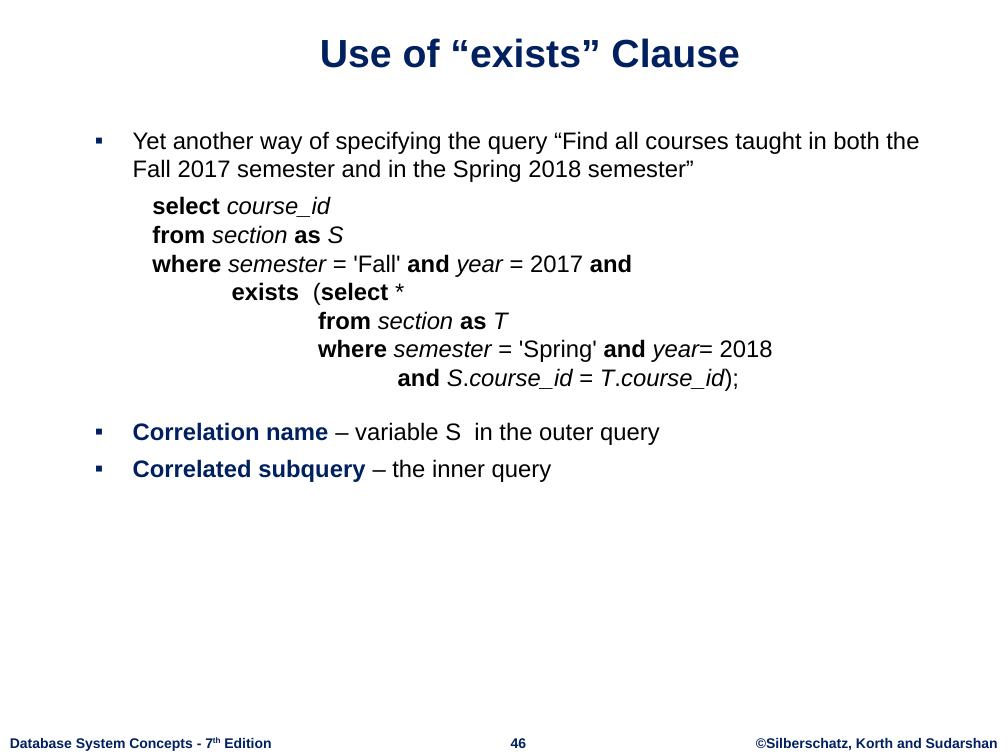
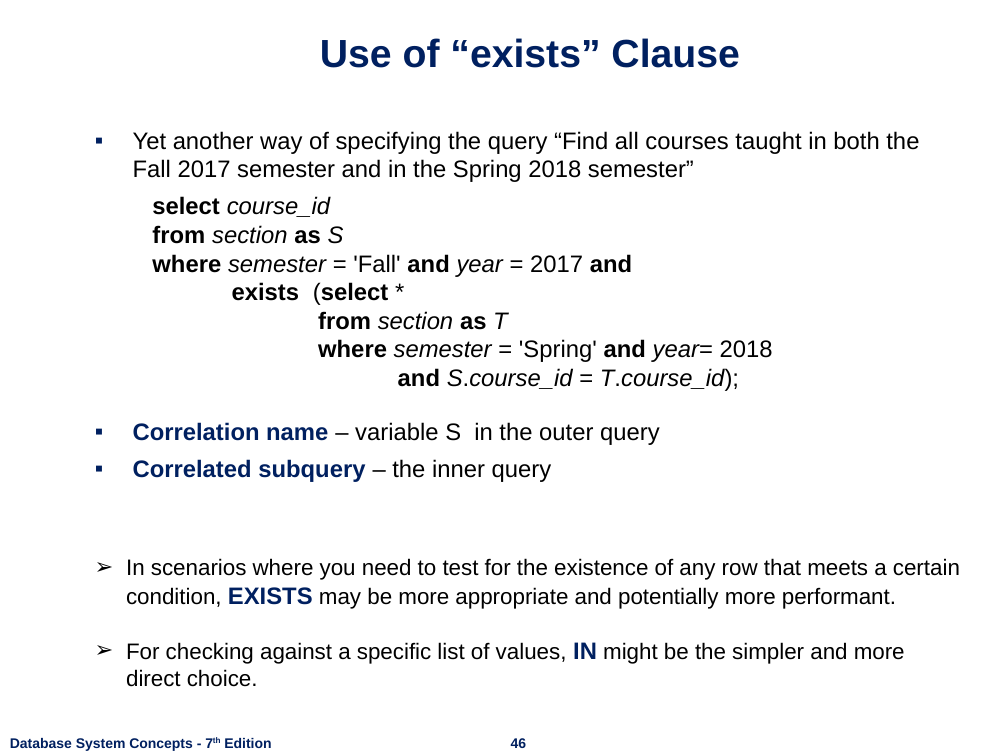
Before and after one commit to nashurgessa/DB-practices, a slide deck: slide 46 of Slides/L8-10 Introduction SQL.pptx. Drawn at 1008x756 pixels with LibreOffice and Linux fonts; fonts in the diff are those of the drawing; background and template pictures are left out. Boxes give left, top, right and bottom in pixels: in the first picture for what was removed or moved away, otherwise in the second. Text is boxed around its words. In the diff, an @@ line names an element or a change of style, - is before the commit and + after.

```diff
--- a/Slides/L8-10 Introduction SQL.pptx
+++ b/Slides/L8-10 Introduction SQL.pptx
@@ text added at (126,558,960,687), 16 pt, text #000000 @@
+➢ In scenarios where you need to test for the existence of any row that meets a certain condition, EXISTS may be more appropriate and potentially more performant.
+➢ For checking against a specific list of values, IN might be the simpler and more direct choice.
@@ text removed at (756,738,998,751) @@
-©Silberschatz, Korth and Sudarshan
```
Also in this commit, not shown: 60 other slides changed, 1 slide added, 1 slide removed, 6 other files.
